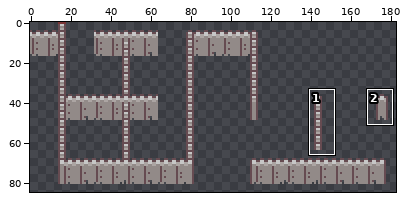
A sprite sheet gets an edit: textures/map/construction/bariere.png. The picture above shows the old version from afar; the outline marks the close-up.
Close-up. As it was:
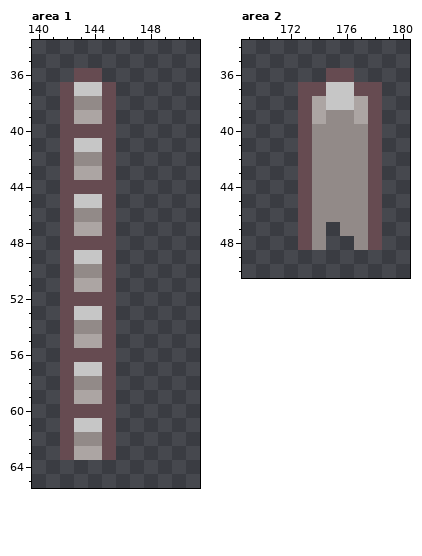
The file is 192x96 pixels. Shown: area 1: x 140..151, y 34..65; area 2: x 169..180, y 34..50. The wide view leaves out empty margins. The commit also changed other parts of the picture, which this record leaves out.
The same view after the edit:
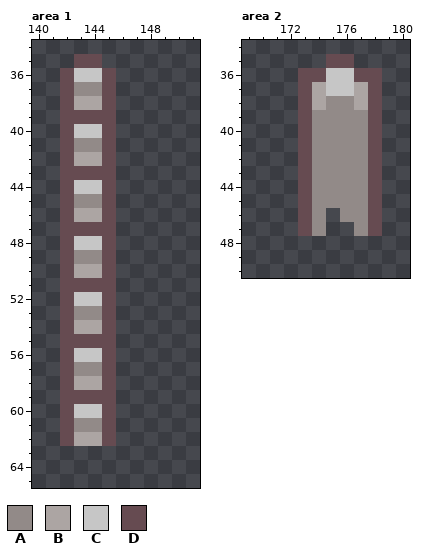
Palette (. is transparent): A #928a88  B #aca5a3  C #c6c6c6  D #664b51
Edits made:
--- area 1
@@ x 140..147 @@
 34 ........
-35 ........
-36 ...DD...
-37 ..DCCD..
-38 ..DAAD..
-39 ..DBBD..
-40 ..DDDD..
-41 ..DCCD..
-42 ..DAAD..
-43 ..DBBD..
-44 ..DDDD..
-45 ..DCCD..
-46 ..DAAD..
-47 ..DBBD..
-48 ..DDDD..
-49 ..DCCD..
-50 ..DAAD..
-51 ..DBBD..
-52 ..DDDD..
-53 ..DCCD..
-54 ..DAAD..
-55 ..DBBD..
-56 ..DDDD..
-57 ..DCCD..
-58 ..DAAD..
-59 ..DBBD..
-60 ..DDDD..
-61 ..DCCD..
-62 ..DAAD..
-63 ..DBBD..
+35 ...DD...
+36 ..DCCD..
+37 ..DAAD..
+38 ..DBBD..
+39 ..DDDD..
+40 ..DCCD..
+41 ..DAAD..
+42 ..DBBD..
+43 ..DDDD..
+44 ..DCCD..
+45 ..DAAD..
+46 ..DBBD..
+47 ..DDDD..
+48 ..DCCD..
+49 ..DAAD..
+50 ..DBBD..
+51 ..DDDD..
+52 ..DCCD..
+53 ..DAAD..
+54 ..DBBD..
+55 ..DDDD..
+56 ..DCCD..
+57 ..DAAD..
+58 ..DBBD..
+59 ..DDDD..
+60 ..DCCD..
+61 ..DAAD..
+62 ..DBBD..
+63 ........
 64 ........
--- area 2
@@ x 169..180 @@
 34 ............
-35 ............
-36 ......DD....
-37 ....DDCCDD..
-38 ....DBCCBD..
-39 ....DBAABD..
+35 ......DD....
+36 ....DDCCDD..
+37 ....DBCCBD..
+38 ....DBAABD..
+39 ....DAAAAD..
 40 ....DAAAAD..
@@ x 169..180 @@
 45 ....DAAAAD..
-46 ....DAAAAD..
-47 ....DA.AAD..
-48 ....DA..AD..
+46 ....DA.AAD..
+47 ....DA..AD..
+48 ............
 49 ............
Where, in picture pixels (left, top, right, bottom), the same in both close-ups:
changed: (60, 54, 116, 460)
changed: (298, 54, 382, 124)
erased: (298, 208, 382, 250)
